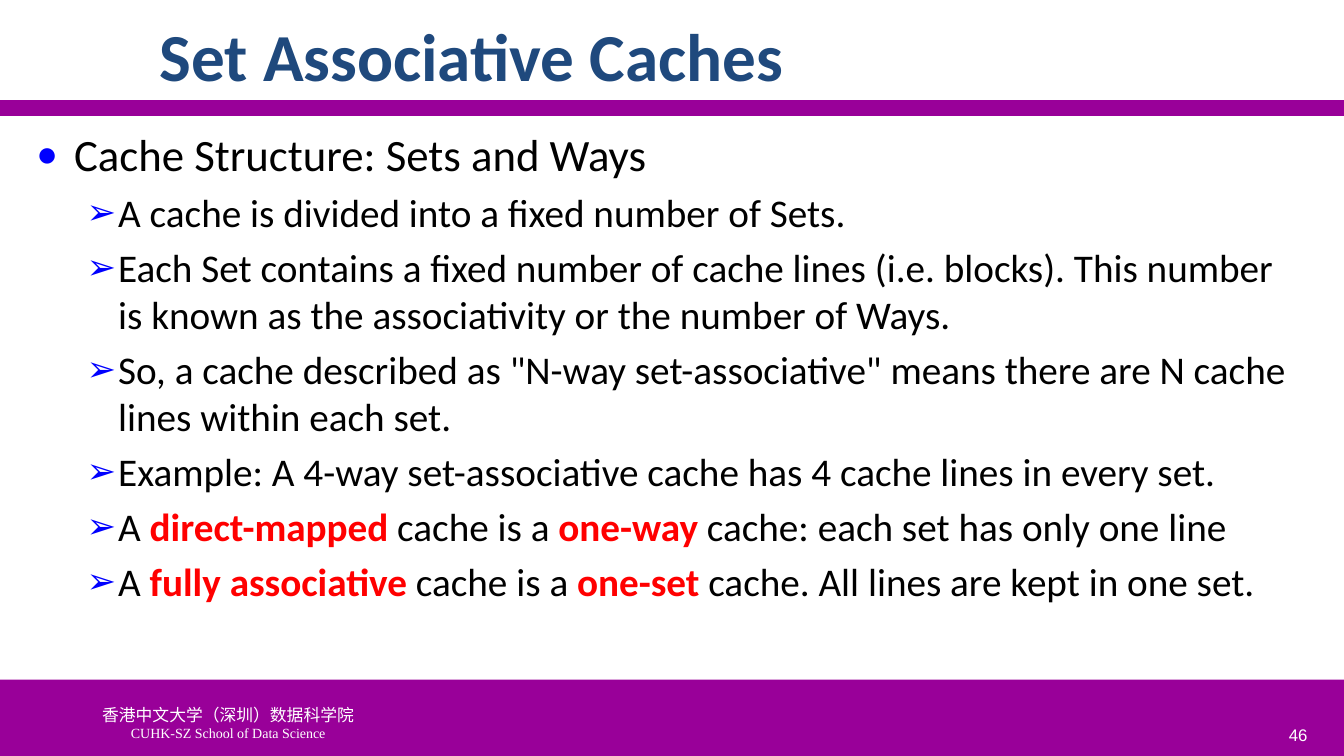
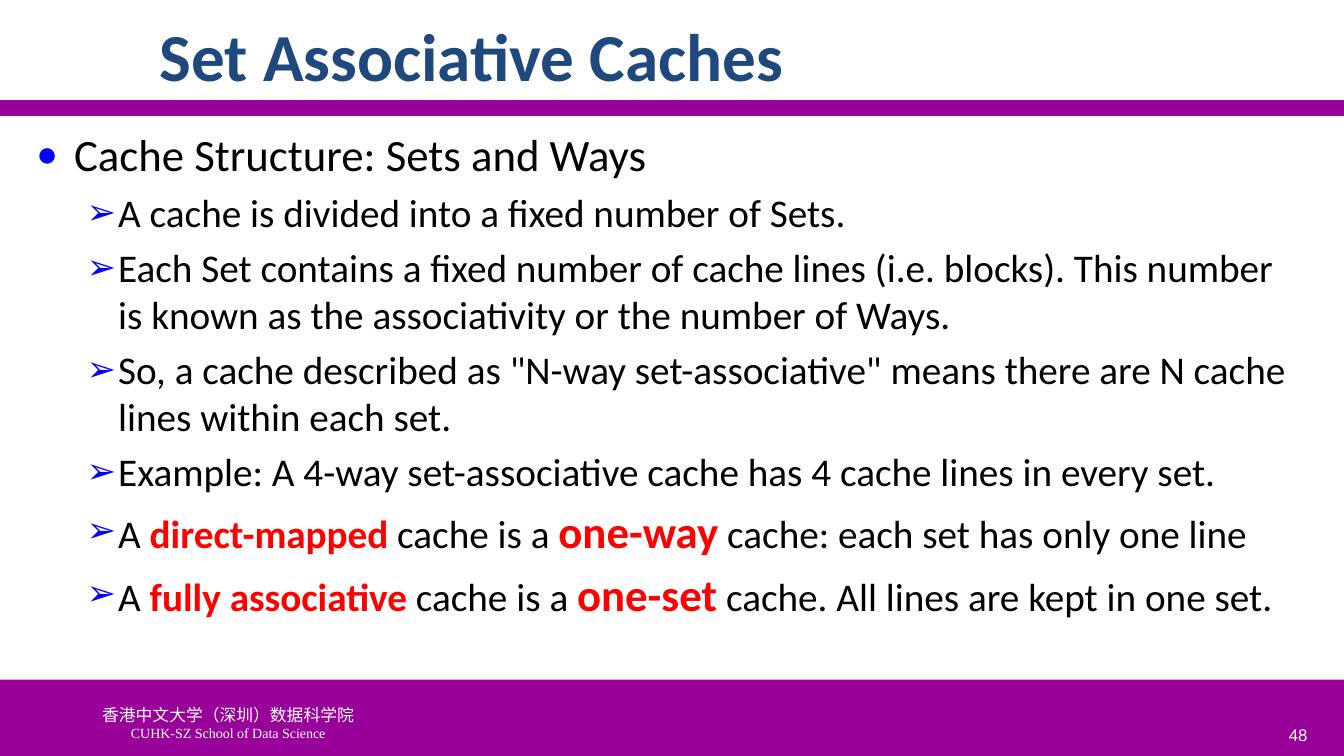
Before and after one commit to SUNCHAOYI923/CMU_CSAPP, a slide deck: slide 48 of slide/CA3060-6-MemHierarchy.pptx (slide 46 before the commit). Drawn at 1344x756 pixels with LibreOffice and Linux fonts; fonts in the diff are those of the drawing; background and template pictures are left out. Boxes give left, top, right and bottom in pixels: in the first picture for what was removed or moved away, otherwise in the second. Text is boxed around its words. In the diff, an @@ line names an element or a change of style, - is before the commit and + after.

```diff
--- a/slide/CA3060-6-MemHierarchy.pptx
+++ b/slide/CA3060-6-MemHierarchy.pptx
@@ text at (x1=118, y1=520, x2=1273, y2=618): size 28 to 32 pt in "one-way", "one-set" @@
```
Also in this commit, not shown: 8 other slides changed, 4 slides added, 2 slides removed, 31 other files.
